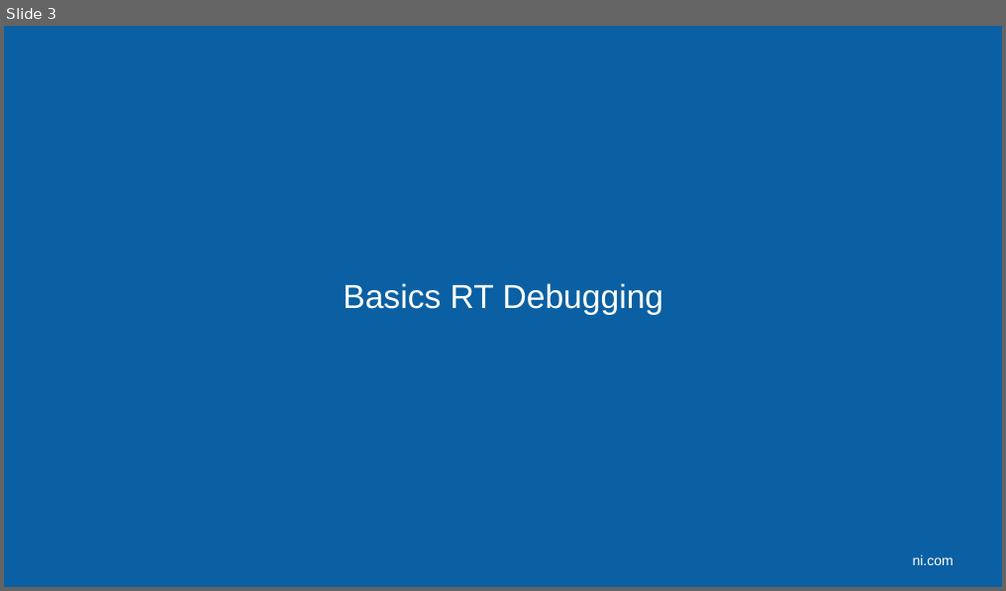
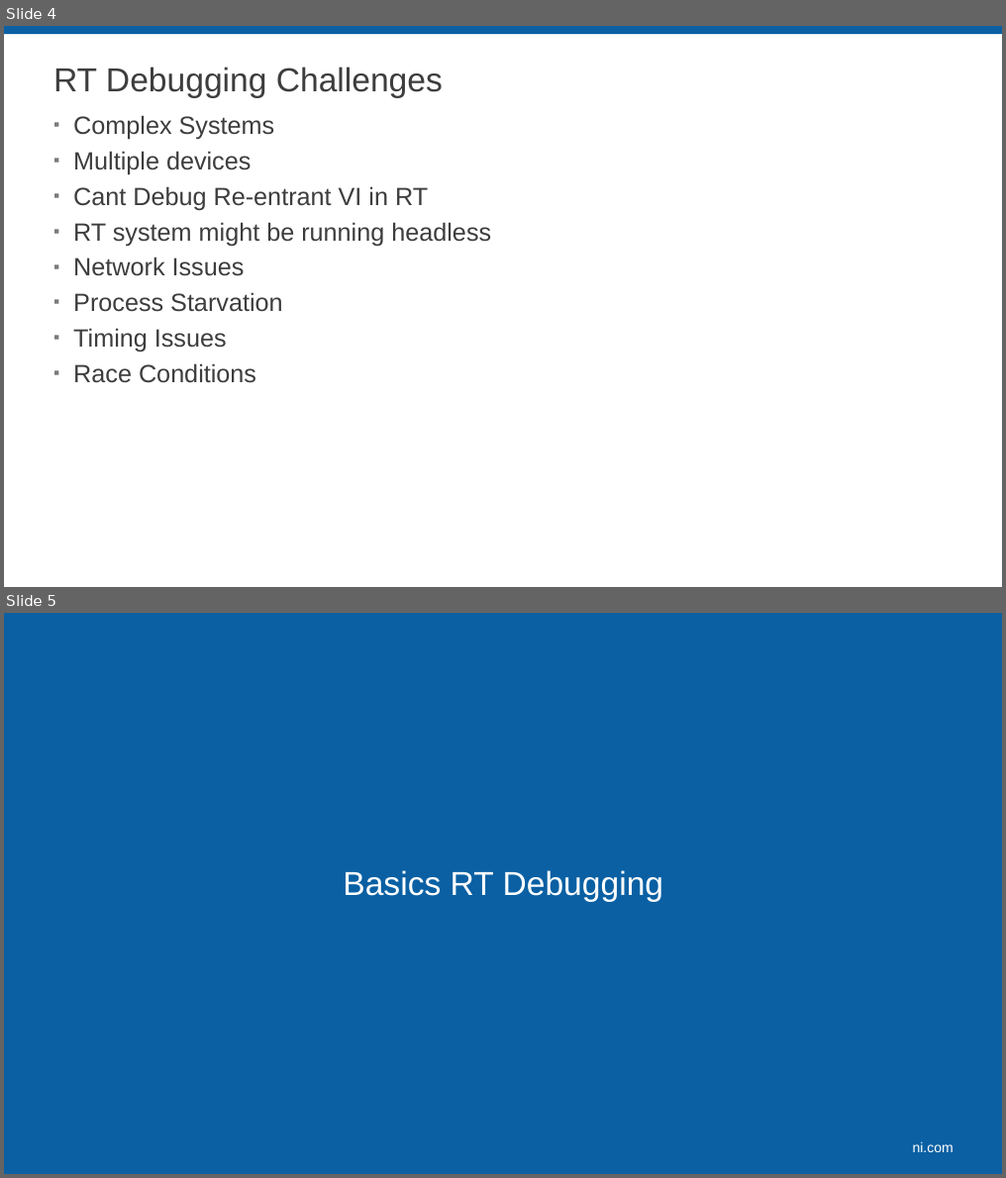
Before and after one commit to LabVIEW-DCAF/Documentation, a slide deck: Trunk/Getting Started Material/DCAF Training/8 Debugging DCAF.pptx. Shown one above the other, each under a label of ours: slide 3 before the commit, slides 4 and 5 after it. The pictures are 1006x591 and 1006x1178 pixels, drawn with LibreOffice and Linux fonts; fonts in the diff are those of the drawing; background and template pictures are left out. Boxes give left, top, right and bottom in pixels: in the first picture for what was removed or moved away, otherwise in the second. Text is boxed around its words. In the diff, an @@ line names an element or a change of style, - is before the commit and + after.

```diff
--- a/Trunk/Getting Started Material/DCAF Training/8 Debugging DCAF.pptx
+++ b/Trunk/Getting Started Material/DCAF Training/8 Debugging DCAF.pptx
@@ slide 4 added at bbox=[4, 26, 1002, 587], background #FFFFFF @@
@@ rectangle added at bbox=[4, 26, 1002, 34], fill #0A60A3 @@
@@ title added at bbox=[54, 67, 443, 98], 32 pt, text #3D3D3D @@
+RT Debugging Challenges
@@ text added at bbox=[73, 115, 491, 383], 24 pt, text #3D3D3D @@
+▪ Complex Systems
+▪ Multiple devices
+▪ Cant Debug Re-entrant VI in RT
+▪ RT system might be running headless
+▪ Network Issues
+▪ Process Starvation
+▪ Timing Issues
+▪ Race Conditions
@@ what was slide 3 is now slide 5 @@
```
Also in this commit, not shown: 3 slides changed, 9 other slides added, 1 slide removed.
